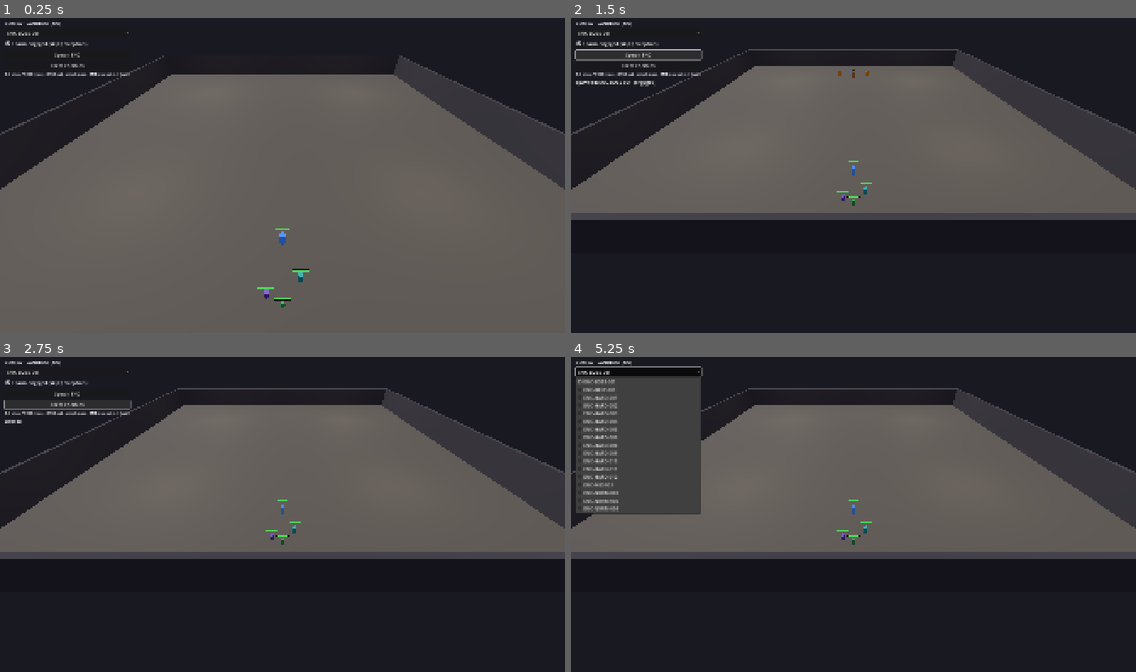
Above: before the commit, frames 1-4 (two rows, left to right).
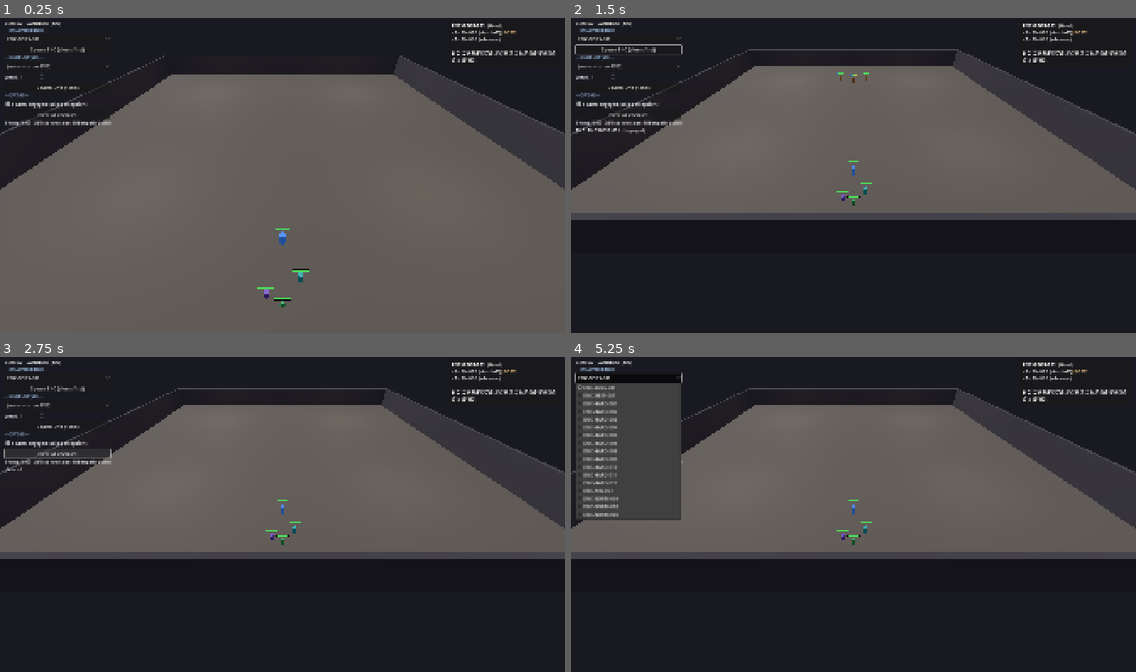
Above: after the commit, the same moments.

Repository: haepari1019/project_tdc_game
Game: Godot game, scene res://scenes/dev/combat_sandbox.tscn
Two runs of this game, one before a commit and one after it. Both use one fixed random seed, a clock stepped at 60 frames per second and the inputs below. This scene is started directly instead of the project's main scene.
Inputs (mouse positions are in pixels of both pictures, inside the frame that each line leads up to):
- Up to frame 1 (0.25 s): no input
- Up to frame 2 (1.5 s): click (627, 49) at 0.5 s, where only the run after the commit has a clickable "Spawn ENC (clears first)"; click (638, 55) at 1.25 s, where only the run before the commit has a clickable "Spawn ENC"
- Up to frame 3 (2.75 s): click "Clear enemies" (after the commit: "Clear all enemies") at 2 s
- Up to frame 4 (5.25 s): click (627, 426) at 2.75 s, where only the run after the commit has a clickable "Spawn Unit (+add)"; click "spawn engaged (skip perceptio…" at 3.5 s; click "spawn engaged (skip perceptio…" at 4.25 s; click "ENC-BOSS-001" at 5 s

The runs differ from the first frame. In frame 1, 1.8% of the frame differs, in the area x 0-99%, y 1-35%; in frame 2, 2.3%; in frame 3, 2.1%; in frame 4, 4.3%, in the area x 0-99%, y 1-52%.

Commit message:
feat: 샌드박스 UI 확장 — 단일 유닛 스폰 + 우상단 거동/검증 패널
- SINGLE UNIT 드롭다운(EN-### + 이름) + count(1-8) + Spawn Unit(additive).
  CombatController.debug_spawn_unit(eid, count, room, engaged) 신설 — 검증된
  _spawn_at 경로 재사용, 자체 squad로 추가(여러 마리 누적 = surround 테스트).
- 우상단 info 패널(RichTextLabel): 단일 유닛 선택 시 라이브 데이터(role·
  pattern→engage·기본타·시그니처·stats) + per-engage 거동 + per-EN 검증
  체크리스트(UNIT_VERIFY 14종). (none)이면 선택 ENC 구성(engage·assassin/boss
  태그·증원) 표시.
- 좌패널 섹션화(ENCOUNTER replace / SINGLE UNIT add / OPTIONS).
- Slice01Data.get_enemy_ids() 신설.

검증: 헤드리스 로드 PASS(party·navmesh·UI 인스턴스·무오류). UI 렌더/상호작용 F6.

기록: ImplDecisionLog IMPL-DEC-20260619-009 갱신.

Co-Authored-By: Claude Opus 4.8 <noreply@anthropic.com>

Diff:
--- a/scripts/autoload/slice01_data.gd
+++ b/scripts/autoload/slice01_data.gd
@@ -146,6 +146,13 @@
 ## All loaded encounter ids (reachable via manifest/spawn table) — for the dev combat sandbox.
 func get_encounter_ids() -> Array:
 	var out: Array = _encounters.keys()
+	out.sort()
+	return out
+
+
+## All enemy ids (EN-###) — for the dev combat sandbox single-unit dropdown.
+func get_enemy_ids() -> Array:
+	var out: Array = _enemies.keys()
 	out.sort()
 	return out
 
--- a/scripts/combat/combat_controller.gd
+++ b/scripts/combat/combat_controller.gd
@@ -413,6 +413,23 @@
 			if is_instance_valid(e):
 				e.engaged = true
 				e.engage_grace_s = COMBAT_EXIT_GRACE_S
+
+
+## DEBUG (sandbox): ADD `count` of ONE enemy as its own squad (additive — does NOT clear, so
+## you can build up a group, e.g. several EN-009 for surround). Clear via debug_spawn_only("").
+func debug_spawn_unit(enemy_id: String, count: int, room_ref: String, engaged: bool = false) -> void:
+	if enemy_id.is_empty() or count <= 0:
+		return
+	if _map and _map.has_method("get_spawn_position"):
+		_spawn_origin = _map.get_spawn_position(room_ref)
+	var units := [{"enemy_id": enemy_id, "count": count}]
+	var squad_id := _next_squad_id
+	_next_squad_id += 1
+	var lane := int(_room_squad_count.get(room_ref, 0))
+	_room_squad_count[room_ref] = lane + 1
+	var center := _squad_spawn_center(room_ref, lane)
+	_spawn_at(units, center, squad_id, engaged)
+	_squads.append({"id": squad_id, "room_ref": room_ref, "reinforce": {}, "pending": false, "activated": false, "timer": 0.0, "warned": false})
 
 
 ## Spawn one encounter as a dormant squad, pushed toward the room's FAR side (away
--- a/scripts/dev/combat_sandbox.gd
+++ b/scripts/dev/combat_sandbox.gd
@@ -18,13 +18,46 @@
 	"Healer": ["AB-010", "AB-002", ""],   # Venom, Shield Bash
 }
 
+# Per-engage-profile one-line behavior summary (shown in the info panel; matches _engage_move).
+const ENGAGE_DESC := {
+	"advance": "근접까지 직진 추격 후 평타 (전선)",
+	"standoff": "사거리서 hold·평타 — 적이 붙어도 도망 안 감",
+	"kite": "적이 4m 안에 들면 후퇴(leash 클램프) — 거리 유지하며 사격",
+	"zone": "스폰 앵커 zone 내에서만 교전 · 타겟이 zone 밖이면 앵커 복귀",
+	"orbit": "정면 아닌 측면 arc로 접근 (플랭크)",
+	"probe": "평타 후 짧게 백스텝 (맞고 빠지기)",
+	"surround": "타겟 둘레 링으로 포위 (여러 마리일 때)",
+}
+
+# Per-enemy 검증 체크리스트 (info 패널 우상단). 거동(engage)·기본타·시그니처는 라이브 데이터에서
+# 읽고, 아래는 "이걸 눈으로 확인" 가이드.
+const UNIT_VERIFY := {
+	"EN-001": "• 전선 hold\n• 평타 3회마다 AB-002 방패치기(넉백)\n• 전방 4m 파티 있으면 AB-099 도발(조작 멤버 이동·Q/E/R 잠김 + 강제 평타 + 스왑 탈출)\n• 도발 채널을 Toll Stun으로 끊으면 취소",
+	"EN-002": "• 사거리서 hold·안 도망(standoff)\n• 평타 4회마다 AB-004 1.0s 충전 → 2x 한 방 + Shock 둔화\n• BOSS-001로 띄우면 50%HP에서 충전 빨라짐 + 스턴 저항",
+	"EN-003": "• 측면 arc로 접근(orbit)\n• 갭 생기면 AB-006 크라우치 → 직선 돌진(갭클로즈, 데미지 X)",
+	"EN-004": "• zone 고수, 타겟이 멀어지면 앵커 복귀(추격 X)\n• 평타 3회마다 AB-008 착탄 splash(주변 파티원도 피해)\n• 원소 장판(AB-009 등)은 F-027 미구현",
+	"EN-005": "• 적 4m 진입 시 후퇴(kite)\n• 평타 2회마다 AB-010 독(둔화 아님, 도트)",
+	"EN-006": "• 때리고 짧게 빠짐(probe)\n• 평타 2회마다 AB-011 스턴",
+	"EN-007": "• 사거리 hold(standoff)\n• 평타 3회마다 AB-012 hex 둔화(보라 룬탄)\n• 원소 zone(AB-036/040/041/043)은 F-027 미구현",
+	"EN-008": "• 측면 접근(orbit)\n• 갭 생기면 AB-013 백스탭 돌진(1.5x + 넉백)",
+	"EN-009": "• 링 포위(surround) — count 여러 개로 띄워야 의미\n• rom_swarm_nip 평타만",
+	"EN-010": "• 직진 추격(advance)\n• rom_fodder_melee_tap 평타",
+	"EN-011": "• 사거리서 조약돌·안 도망(standoff)\n• AssassinTransform 태그는 ENC 전용 — 단일 스폰엔 없음(NORM-003/HARD-011 ENC로 확인)",
+	"EN-012": "• 느린 직진(advance)\n• HP 높은 탱키 fodder",
+	"EN-013": "• 빠른 추격(advance +10%) — 다른 advance(EN-010/012)보다 눈에 띄게 빠른지",
+	"EN-014": "• 적 4m 진입 시 후퇴(kite)\n• 아군 <90% HP면 AB-098 녹색 힐펄스(쿨 8s)\n• 힐 채널을 Toll Stun으로 끊기",
+}
+
 var _map: Node3D
 var _party: Node3D
 var _combat: Node3D
 var _camera: Node3D
 var _enc_dropdown: OptionButton
+var _unit_dropdown: OptionButton
+var _count_spin: SpinBox
 var _engaged_chk: CheckBox
 var _status: Label
+var _info_label: RichTextLabel
 var _cam_dragging := false
 
 
@@ -103,56 +136,187 @@
 func _build_ui() -> void:
 	var layer := CanvasLayer.new()
 	add_child(layer)
+	_build_control_panel(layer)
+	_build_info_panel(layer)
+
+
+## Top-LEFT control panel — ENC spawn (replace) + single-unit spawn (additive) + shared toggles.
+func _build_control_panel(layer: CanvasLayer) -> void:
 	var box := VBoxContainer.new()
 	box.position = Vector2(16, 16)
-	box.add_theme_constant_override("separation", 6)
+	box.add_theme_constant_override("separation", 5)
 	layer.add_child(box)
 
 	var title := Label.new()
 	title.text = "COMBAT SANDBOX (dev)"
 	box.add_child(title)
 
+	# --- Encounter (replaces all) ---
+	box.add_child(_section("ENCOUNTER (replace)"))
 	_enc_dropdown = OptionButton.new()
-	_enc_dropdown.custom_minimum_size = Vector2(220, 0)
+	_enc_dropdown.custom_minimum_size = Vector2(240, 0)
 	for eid in Slice01Data.get_encounter_ids():
 		_enc_dropdown.add_item(String(eid))
+	_enc_dropdown.item_selected.connect(func(_i: int) -> void: _refresh_info())
 	box.add_child(_enc_dropdown)
-
+	var spawn_enc := Button.new()
+	spawn_enc.text = "Spawn ENC (clears first)"
+	spawn_enc.pressed.connect(_on_spawn_enc)
+	box.add_child(spawn_enc)
+
+	# --- Single unit (additive) ---
+	box.add_child(_section("SINGLE UNIT (add)"))
+	_unit_dropdown = OptionButton.new()
+	_unit_dropdown.custom_minimum_size = Vector2(240, 0)
+	_unit_dropdown.add_item("(none — show ENC)")
+	_unit_dropdown.set_item_metadata(0, "")
+	for eid in Slice01Data.get_enemy_ids():
+		var row: Dictionary = Slice01Data.get_enemy_row(String(eid))
+		_unit_dropdown.add_item("%s — %s" % [eid, row.get("display_name", "?")])
+		_unit_dropdown.set_item_metadata(_unit_dropdown.item_count - 1, String(eid))
+	_unit_dropdown.item_selected.connect(func(_i: int) -> void: _refresh_info())
+	box.add_child(_unit_dropdown)
+	var row_h := HBoxContainer.new()
+	var cnt_lbl := Label.new()
+	cnt_lbl.text = "count"
+	row_h.add_child(cnt_lbl)
+	_count_spin = SpinBox.new()
+	_count_spin.min_value = 1
+	_count_spin.max_value = 8
+	_count_spin.value = 1
+	row_h.add_child(_count_spin)
+	box.add_child(row_h)
+	var spawn_unit := Button.new()
+	spawn_unit.text = "Spawn Unit (+add)"
+	spawn_unit.pressed.connect(_on_spawn_unit)
+	box.add_child(spawn_unit)
+
+	# --- shared ---
+	box.add_child(_section("OPTIONS"))
 	_engaged_chk = CheckBox.new()
 	_engaged_chk.text = "spawn engaged (skip perception)"
 	_engaged_chk.button_pressed = true
 	box.add_child(_engaged_chk)
-
-	var spawn_btn := Button.new()
-	spawn_btn.text = "Spawn ENC"
-	spawn_btn.pressed.connect(_on_spawn)
-	box.add_child(spawn_btn)
-
 	var clear_btn := Button.new()
-	clear_btn.text = "Clear enemies"
+	clear_btn.text = "Clear all enemies"
 	clear_btn.pressed.connect(_on_clear)
 	box.add_child(clear_btn)
 
 	var hint := Label.new()
-	hint.text = "1-4 swap · WASD move · Q/E/R sub · wheel zoom · RMB-drag orbit · [ ] pitch"
-	hint.add_theme_font_size_override("font_size", 12)
+	hint.text = "1-4 swap · WASD · Q/E/R sub · wheel zoom · RMB-drag orbit · [ ] pitch"
+	hint.add_theme_font_size_override("font_size", 11)
 	box.add_child(hint)
-
 	_status = Label.new()
 	box.add_child(_status)
 
 
-func _on_spawn() -> void:
+## Top-RIGHT info panel — selected single unit's behavior + 검증 체크리스트 (or ENC composition).
+func _build_info_panel(layer: CanvasLayer) -> void:
+	var panel := PanelContainer.new()
+	panel.anchor_left = 1.0
+	panel.anchor_right = 1.0
+	panel.offset_left = -396.0
+	panel.offset_right = -16.0
+	panel.offset_top = 16.0
+	layer.add_child(panel)
+	var margin := MarginContainer.new()
+	margin.add_theme_constant_override("margin_left", 10)
+	margin.add_theme_constant_override("margin_right", 10)
+	margin.add_theme_constant_override("margin_top", 8)
+	margin.add_theme_constant_override("margin_bottom", 8)
+	panel.add_child(margin)
+	_info_label = RichTextLabel.new()
+	_info_label.bbcode_enabled = true
+	_info_label.fit_content = true
+	_info_label.custom_minimum_size = Vector2(360, 0)
+	margin.add_child(_info_label)
+	_refresh_info()
+
+
+func _section(text: String) -> Label:
+	var l := Label.new()
+	l.text = "── %s ──" % text
+	l.add_theme_font_size_override("font_size", 11)
+	l.modulate = Color(0.7, 0.85, 1.0)
+	return l
+
+
+func _on_spawn_enc() -> void:
 	if _enc_dropdown.selected < 0:
 		return
 	var eid := _enc_dropdown.get_item_text(_enc_dropdown.selected)
 	_combat.debug_spawn_only(eid, "SANDBOX", _engaged_chk.button_pressed)
-	_status.text = "spawned: %s%s" % [eid, "  (engaged)" if _engaged_chk.button_pressed else "  (dormant)"]
+	_status.text = "ENC: %s%s" % [eid, "  (engaged)" if _engaged_chk.button_pressed else "  (dormant)"]
+
+
+func _on_spawn_unit() -> void:
+	var eid := _selected_unit_id()
+	if eid == "":
+		return
+	_combat.debug_spawn_unit(eid, int(_count_spin.value), "SANDBOX", _engaged_chk.button_pressed)
+	_status.text = "+%d × %s" % [int(_count_spin.value), eid]
 
 
 func _on_clear() -> void:
 	_combat.debug_spawn_only("", "SANDBOX")
 	_status.text = "cleared"
+
+
+func _selected_unit_id() -> String:
+	if _unit_dropdown == null or _unit_dropdown.selected < 0:
+		return ""
+	return String(_unit_dropdown.get_item_metadata(_unit_dropdown.selected))
+
+
+## Refresh the right panel: detailed single-unit behavior+verify, else ENC composition.
+func _refresh_info() -> void:
+	if _info_label == null:
+		return
+	var uid := _selected_unit_id()
+	if uid != "":
+		_info_label.text = _unit_info_text(uid)
+	else:
+		_info_label.text = _enc_info_text()
+
+
+func _unit_info_text(eid: String) -> String:
+	var row: Dictionary = Slice01Data.get_enemy_row(eid)
+	var pat: Dictionary = Slice01Data.get_pattern(String(row.get("pattern_ref", "")))
+	var engage := String(pat.get("engage", "?"))
+	var sigs: Array = []
+	for ab in row.get("abilities", []):
+		if typeof(ab) == TYPE_DICTIONARY:
+			sigs.append("%s(%s)" % [ab.get("ref", "?"), ab.get("trigger", "?")])
+	var stats: Dictionary = row.get("stats", {})
+	var t := "[b]%s — %s[/b]\n" % [eid, row.get("display_name", "?")]
+	t += "role [b]%s[/b] · pattern [b]%s → %s[/b]\n" % [row.get("role", "?"), row.get("pattern_ref", "?"), engage]
+	t += "기본타: %s · range %.1fm · int %.1fs · hp %d\n" % [row.get("basic_attack", "?"), stats.get("attack_range_m", 0.0), stats.get("attack_interval_s", 0.0), int(stats.get("hp", 0))]
+	t += "시그니처: %s\n" % ("· ".join(sigs) if not sigs.is_empty() else "없음")
+	t += "[color=#9fd]거동:[/color] %s\n" % ENGAGE_DESC.get(engage, "?")
+	t += "\n[color=#fd9][b]검증 대상[/b][/color]\n%s" % UNIT_VERIFY.get(eid, "(없음)")
+	return t
+
+
+func _enc_info_text() -> String:
+	if _enc_dropdown == null or _enc_dropdown.selected < 0:
+		return "[i]단일 유닛을 고르면 거동·검증이 여기 표시됩니다.[/i]"
+	var enc := Slice01Data.get_encounter(_enc_dropdown.get_item_text(_enc_dropdown.selected))
+	var t := "[b]%s[/b]  (%s)\n" % [enc.get("encounter_id", "?"), enc.get("difficulty_profile", "?")]
+	for u in enc.get("units", []):
+		var row: Dictionary = Slice01Data.get_enemy_row(String(u.get("enemy_id", "")))
+		var pat: Dictionary = Slice01Data.get_pattern(String(row.get("pattern_ref", "")))
+		var tags := ""
+		if u.get("assassin", false): tags += " [color=#f88][ASSASSIN][/color]"
+		if u.get("boss", false): tags += " [color=#fc8][BOSS][/color]"
+		t += "• %d× %s (%s)%s\n" % [int(u.get("count", 1)), u.get("enemy_id", "?"), pat.get("engage", "?"), tags]
+	var reinf: Dictionary = enc.get("reinforcement", {})
+	if not reinf.is_empty():
+		t += "[color=#f99]증원[/color] %s %ss: " % [reinf.get("direction", "rear"), reinf.get("delay_s", "?")]
+		for u in reinf.get("units", []):
+			t += "%d×%s " % [int(u.get("count", 1)), u.get("enemy_id", "?")]
+		t += "\n"
+	t += "\n[i]단일 유닛 드롭다운을 고르면 그 유닛의 검증 체크리스트가 뜹니다.[/i]"
+	return t
 
 
 # --- minimal input (swap + camera) — mirrors dungeon_run's forwarding ---
Not shown, changed: docs/impl_decisions/ImplDecisionLog.md
